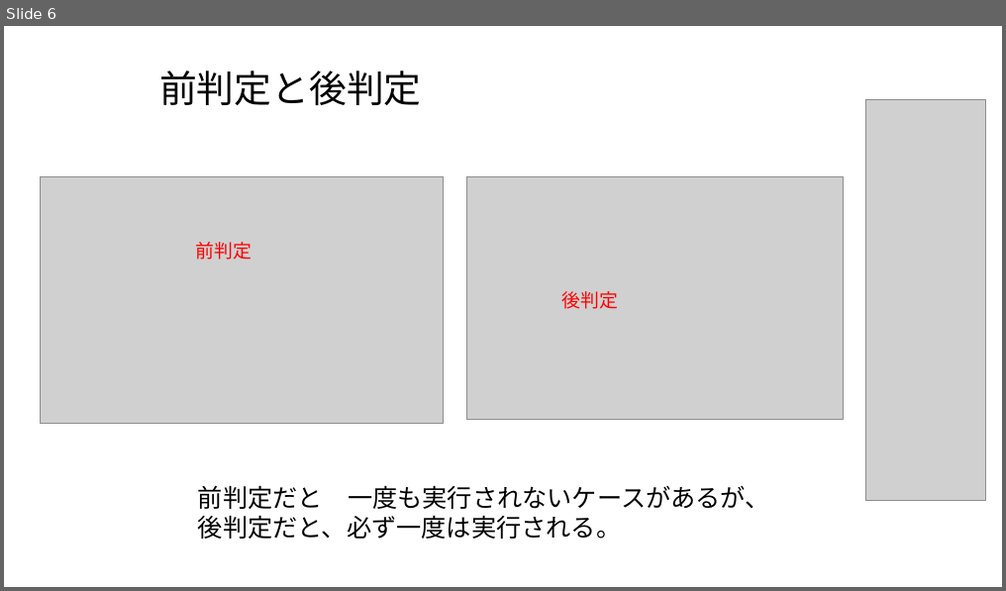
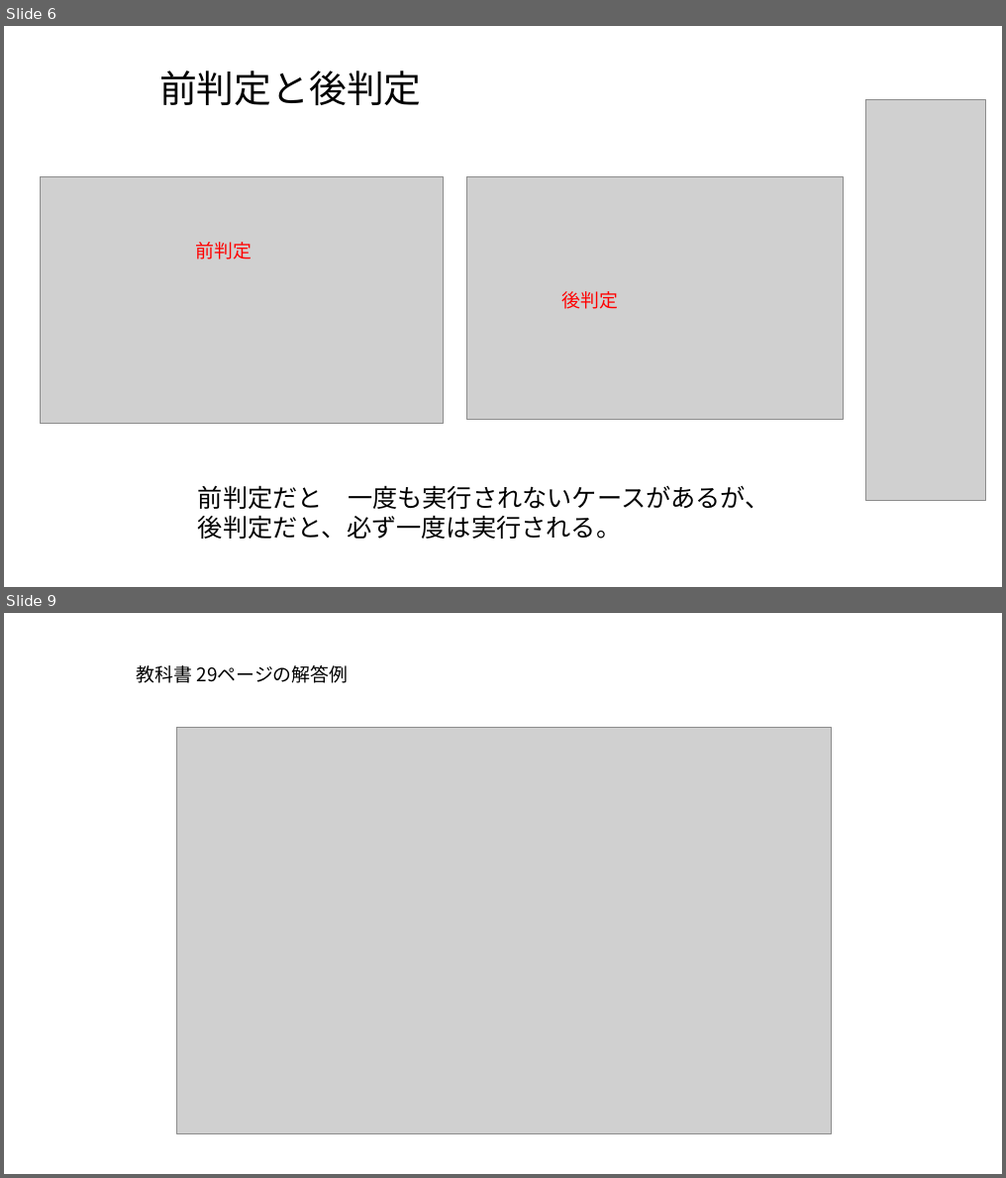
Before and after one commit to masakage/algorithm, a slide deck: docs/第4回繰り返し処理.pptx. Shown one above the other, each under a label of ours: slide 6 before the commit, slides 6 and 9 after it; the slides between them are not shown. The pictures are 1006x591 and 1006x1178 pixels, drawn with LibreOffice and Linux fonts; fonts in the diff are those of the drawing; grey boxes stand for pictures. Boxes give left, top, right and bottom in pixels: in the first picture for what was removed or moved away, otherwise in the second. Text is boxed around its words. In the diff, an @@ line names an element or a change of style, - is before the commit and + after.

```diff
--- a/docs/第4回繰り返し処理.pptx
+++ b/docs/第4回繰り返し処理.pptx
@@ slide 9 added at [4, 613, 1002, 1174], background #FFFFFF @@
@@ text added at [137, 665, 349, 683], 18 pt, text #000000 @@
+教科書 29ページの解答例
@@ picture added at [176, 727, 832, 1134] @@
```
Also in this commit, not shown: 3 slides changed, 2 other slides added, 1 slide removed, 3 other files.
